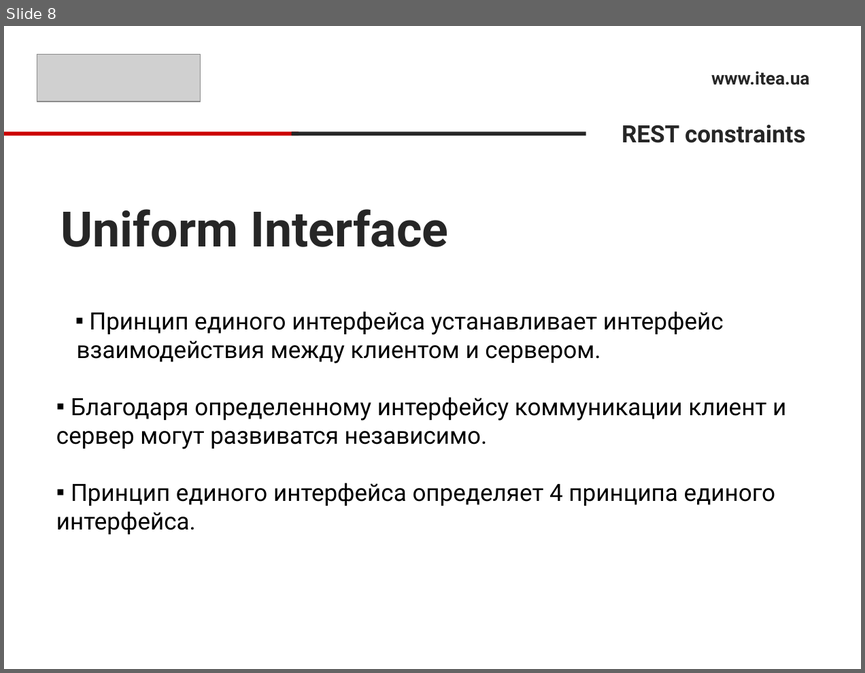
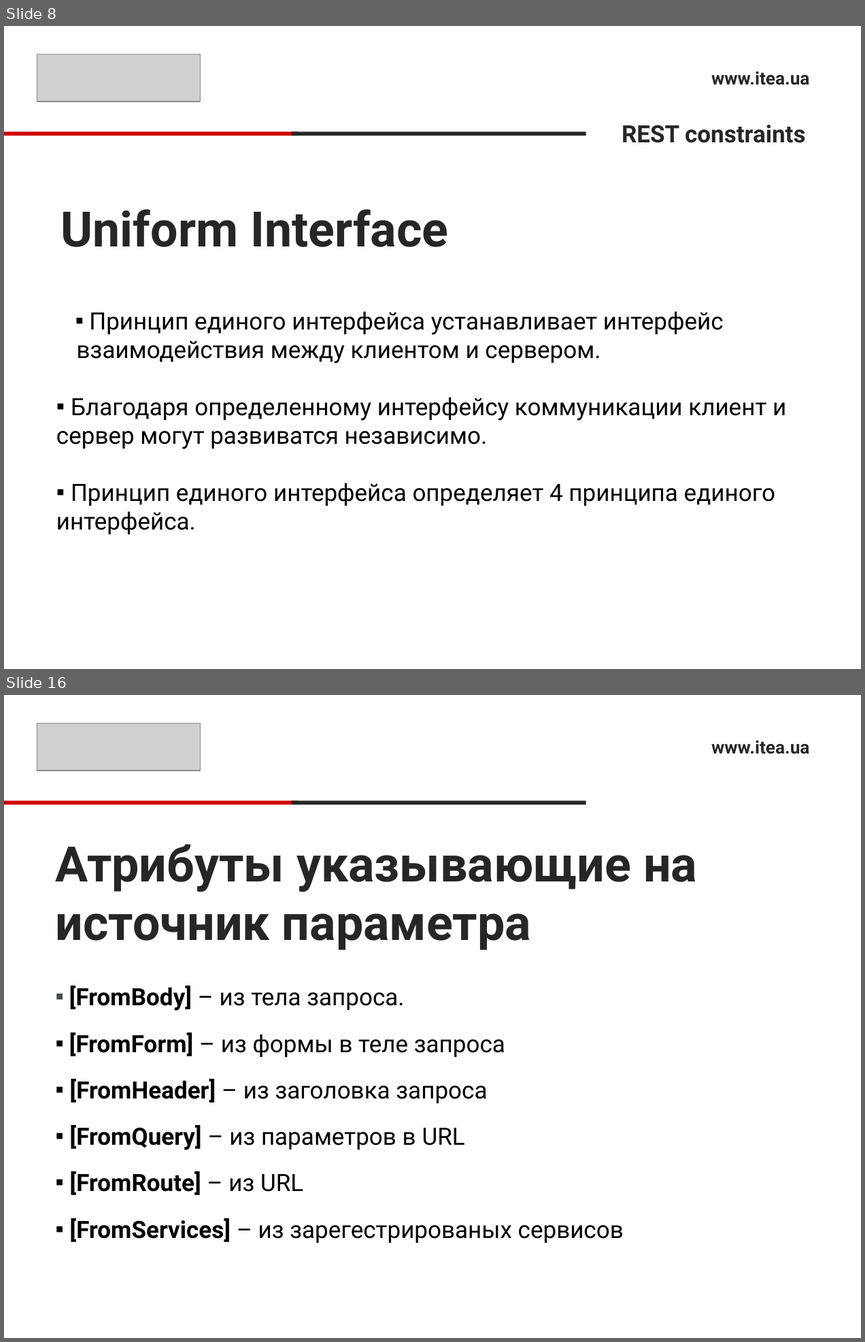
Before and after one commit to sonnov/NetCore, a slide deck: 5.Controller/Controller.pptx. Shown one above the other, each under a label of ours: slide 8 before the commit, slides 8 and 16 after it; the slides between them are not shown. The pictures are 865x673 and 865x1342 pixels, drawn with LibreOffice and Linux fonts; fonts in the diff are those of the drawing; grey boxes stand for pictures. Boxes give left, top, right and bottom in pixels: in the first picture for what was removed or moved away, otherwise in the second. Text is boxed around its words. In the diff, an @@ line names an element or a change of style, - is before the commit and + after.

```diff
--- a/5.Controller/Controller.pptx
+++ b/5.Controller/Controller.pptx
@@ slide 16 added at <box>4,695,861,1338</box>, background #FFFFFF @@
@@ picture added at <box>37,724,201,770</box> @@
@@ text added at <box>711,740,809,754</box>, 15 pt, text #262626, bold @@
+www.itea.ua
@@ rectangle added at <box>4,800,298,804</box>, fill #CC0000 @@
@@ rectangle added at <box>291,800,586,804</box>, fill #262626 @@
@@ title added at <box>56,844,697,950</box>, 41 pt, text #262626, bold @@
+Атрибуты указывающие на источник параметра
@@ text added at <box>69,985,623,1242</box>, 20 pt, text #000000 @@
+▪ [FromBody] – из тела запроса.
+▪ [FromForm] – из формы в теле запроса
+▪ [FromHeader] – из заголовка запроса
+▪ [FromQuery] – из параметров в URL
+▪ [FromRoute] – из URL
+▪ [FromServices] – из зарегестрированых сервисов
```
Also in this commit, not shown: 1 slide changed, 6 other slides added, 9 slides removed.
